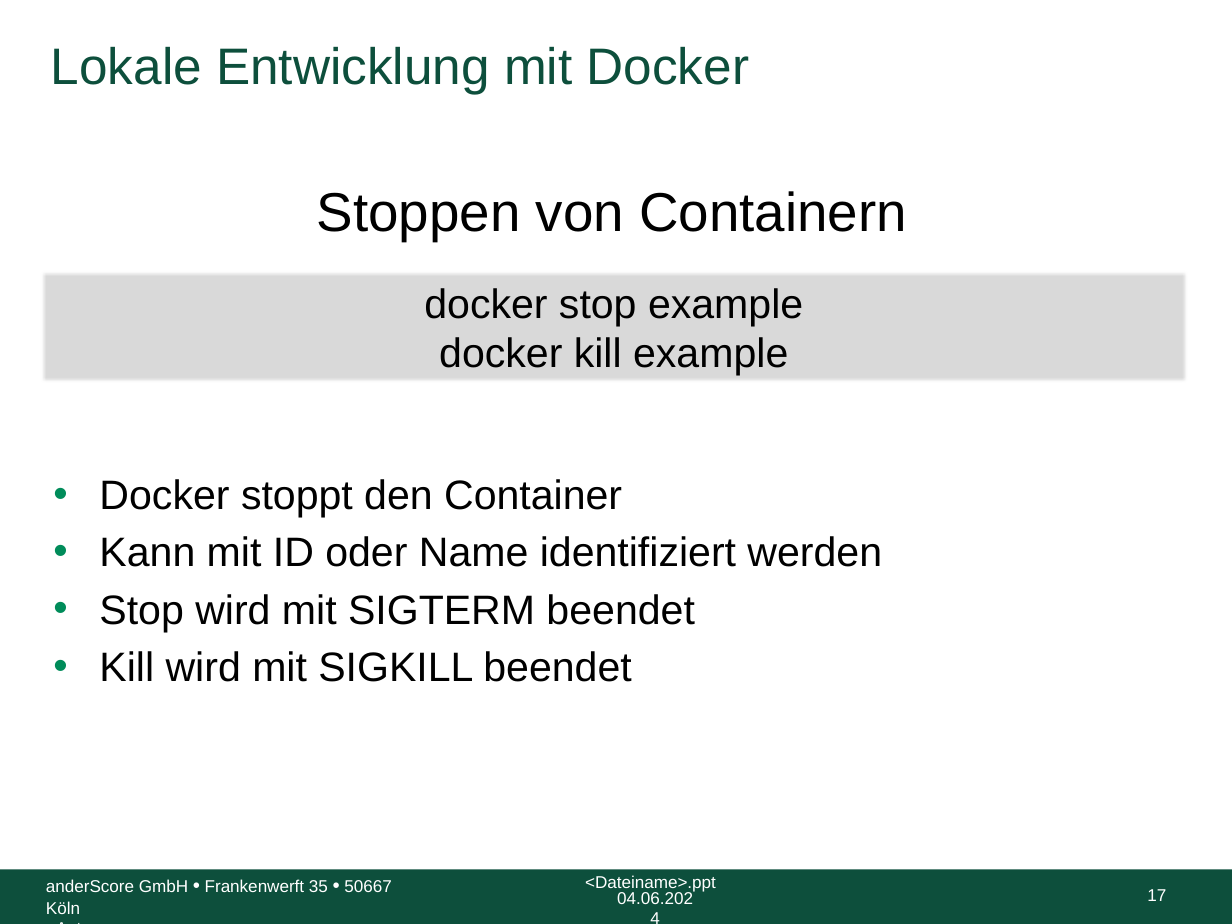
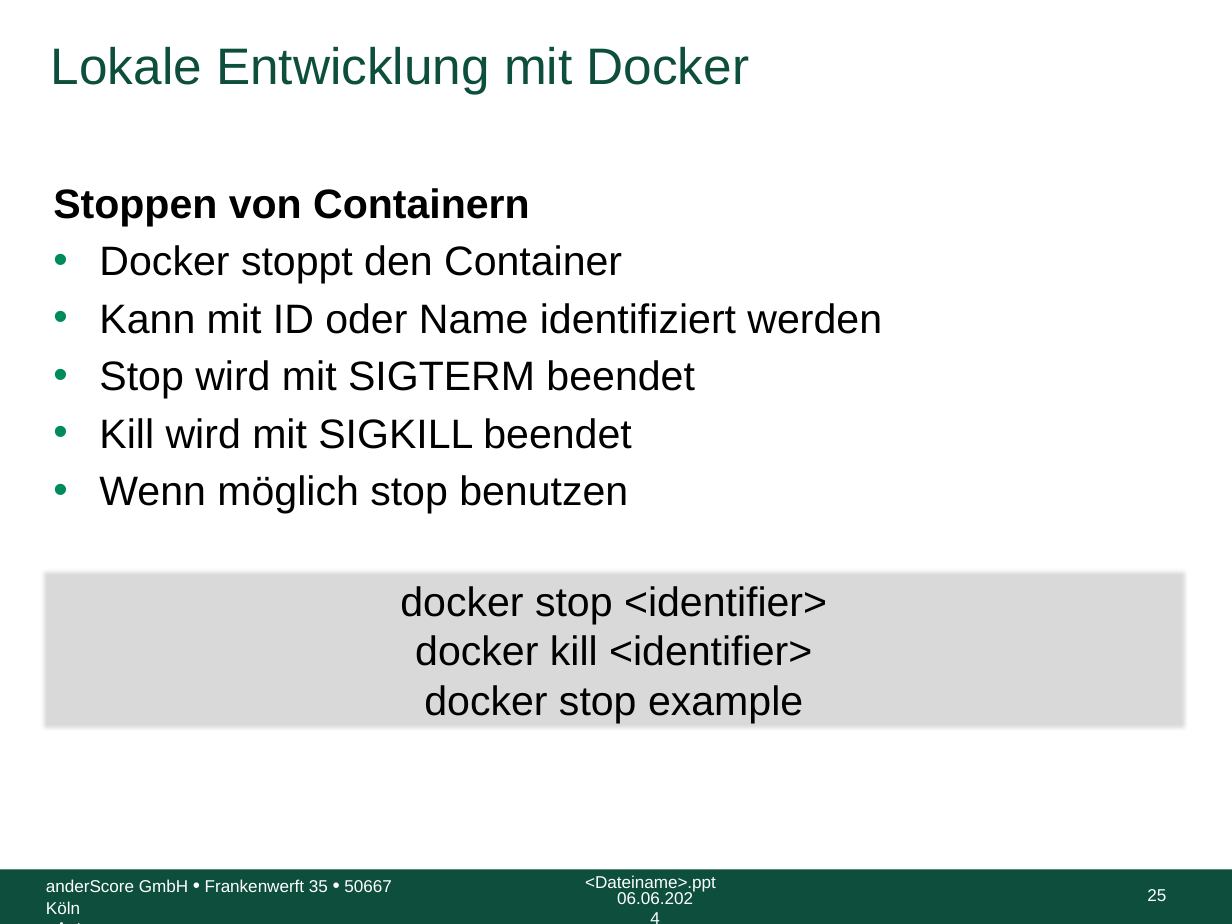
Before and after one commit to anderscore-gmbh/gitlab, a slide deck: slide 25 of slides/Tag-3_1-Docker.pptx (slide 17 before the commit). Drawn at 1232x924 pixels with LibreOffice and Linux fonts; fonts in the diff are those of the drawing; background and template pictures are left out. Boxes give left, top, right and bottom in pixels: in the first picture for what was removed or moved away, otherwise in the second. Text is boxed around its words. In the diff, an @@ line names an element or a change of style, - is before the commit and + after.

Commit message:
Formatanpassungen und Folien zu Dockerfile

```diff
--- a/slides/Tag-3_1-Docker.pptx
+++ b/slides/Tag-3_1-Docker.pptx
@@ text "Stoppen von Containern": place and size @@
-text "Stoppen von Containern" at [99, 479, 882, 682]
+text "Stoppen von Containern" at [53, 188, 882, 513]
@@ text at [53, 188, 530, 226]: paragraph added @@
+Stoppen von Containern
@@ text removed at [317, 191, 907, 241] @@
-Stoppen von Containern
@@ text in rectangle at [439, 337, 788, 375]: paragraph removed @@
-docker kill example
@@ text at [99, 475, 628, 513]: paragraph added @@
+• Wenn möglich stop benutzen
@@ rectangle "docker stop <identifier>": place and size @@
-rectangle "docker stop <identifier>" at [41, 271, 1188, 383]
+rectangle "docker stop <identifier>" at [41, 569, 1188, 731]
@@ text in rectangle at [400, 586, 827, 666]: paragraphs added @@
+docker stop <identifier>
+docker kill <identifier>
@@ text at [617, 892, 693, 904]: text changed @@
-04.06.2024
+06.06.2024
@@ page number at [1147, 889, 1166, 901]: text changed @@
-17
+25
```
Also in this commit, not shown: 22 other slides changed, 9 slides added, 3 other files.
